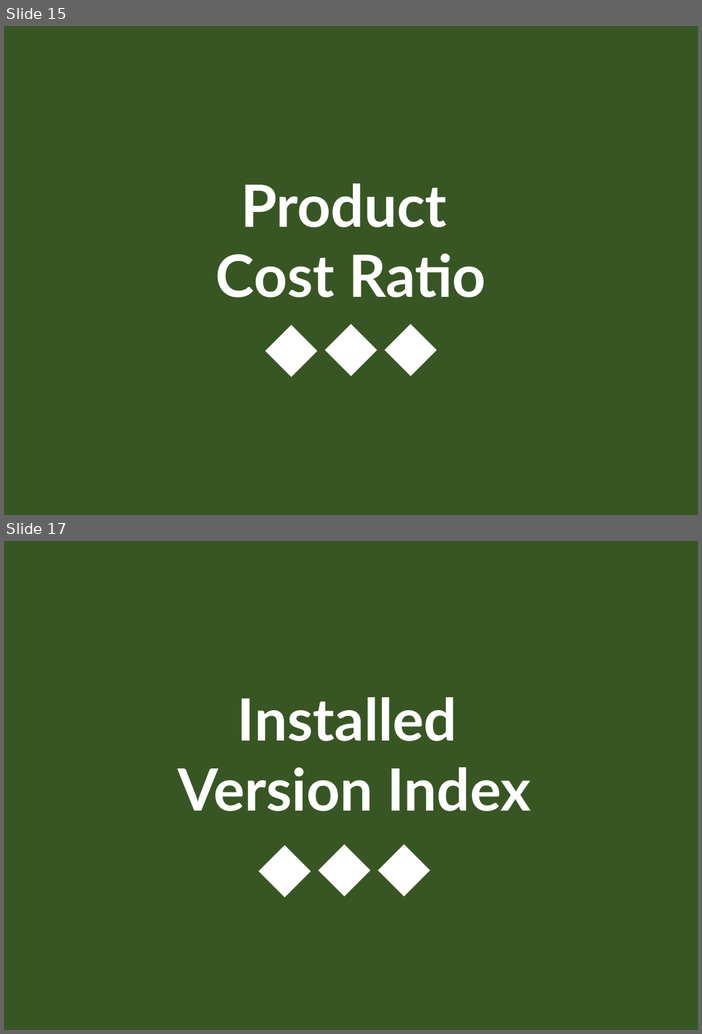
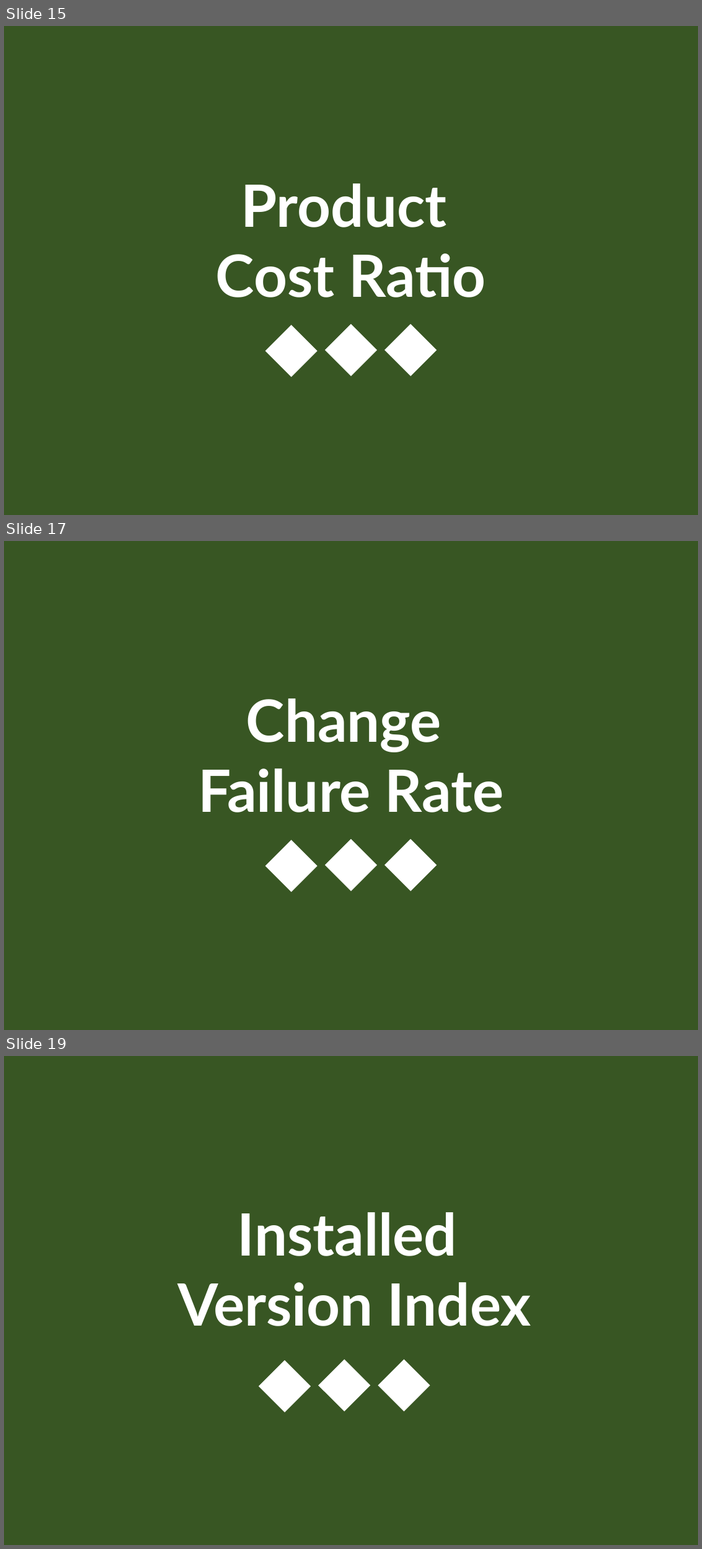
Before and after one commit to ScrumFacilitators/measuringoutcome-en, a slide deck: Measuring Outcome v2 - 2020 update.pptx. Shown one above the other, each under a label of ours: slides 15 and 17 before the commit, slides 15, 17 and 19 after it; the slides between them are not shown. The pictures are 702x1034 and 702x1549 pixels, drawn with LibreOffice and Linux fonts; fonts in the diff are those of the drawing. Boxes give left, top, right and bottom in pixels: in the first picture for what was removed or moved away, otherwise in the second. Text is boxed around its words. In the diff, an @@ line names an element or a change of style, - is before the commit and + after.

Commit message:
Added Change Failure Rate (Green Card)

```diff
--- a/Measuring Outcome v2 - 2020 update.pptx
+++ b/Measuring Outcome v2 - 2020 update.pptx
@@ slide 17 added at (4, 541, 698, 1030), background #FFFFFF @@
@@ rounded rectangle added at (4, 541, 698, 1030), fill #385723 @@
@@ group added at (198, 698, 504, 891): 3 diamonds, 1 text @@
+Change
+Failure Rate
@@ what was slide 17 is now slide 19 @@
```
Also in this commit, not shown: 1 other slide added.
